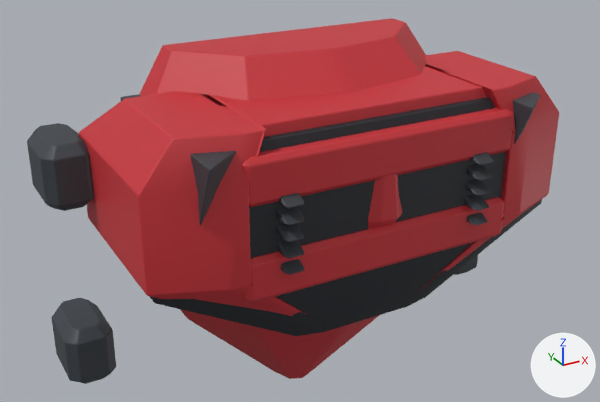
What one commit did to the FBX model Assets/Resources/ClamshellMeshes/LowerArmFront_Set04_Ripjaw.fbx.
The view is the same before and after, from a camera (50 mm lens) standing at (-0.323, -0.613, 0.313) and looking at (-0.016, -0.055, 0.034). The lights are fixed; the arrows at lower right show +X, +Y and +Z. The first picture is the older version. Where no turn or scale is listed for an object, it has been applied to the vertices.

The first picture shows 'LowerArmFront_Set04_Ripjaw'.
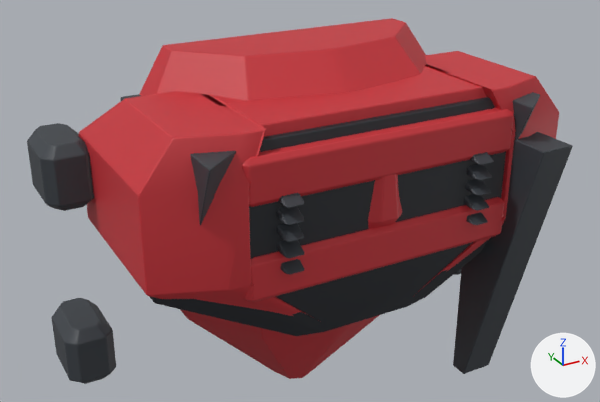
Patch to the scene script:
```diff
--- a/Assets/Resources/ClamshellMeshes/LowerArmFront_Set04_Ripjaw.fbx.py
+++ b/Assets/Resources/ClamshellMeshes/LowerArmFront_Set04_Ripjaw.fbx.py
@@ me_lowerarmfront_set04_ripjaw_001 @@
 # used by ob_lowerarmfront_set04_ripjaw; location = (0.0, 0.0, 0.0)
-me_lowerarmfront_set04_ripjaw_001.from_pydata(...)  # 2796 vertices, 2676 faces; spans x -0.215..0.215, y -0.175..0.03, z -0.165..0.165
+me_lowerarmfront_set04_ripjaw_001.from_pydata(...)  # 2852 vertices, 2730 faces; spans x -0.215..0.215, y -0.192..0.03, z -0.165..0.165
+# me_lowerarmfront_set04_ripjaw_001 part 1: a new loose piece of 56 vertices spanning x 0.115..0.145, y -0.192..-0.112, z -0.139..0.099, in mat_frame (dark grey #3a3f45)
 me_lowerarmfront_set04_ripjaw_001.materials.append(mat_shell)
```

Where the change shows, as pixel boxes [x1, y1, x2, y2] in the pictures (600 x 402 px):
'LowerArmFront_Set04_Ripjaw', reshaped
    before: [27, 18, 559, 384]
    after: [27, 18, 573, 384]
part 1 of me_lowerarmfront_set04_ripjaw_001, added
    after: [453, 132, 573, 374]
